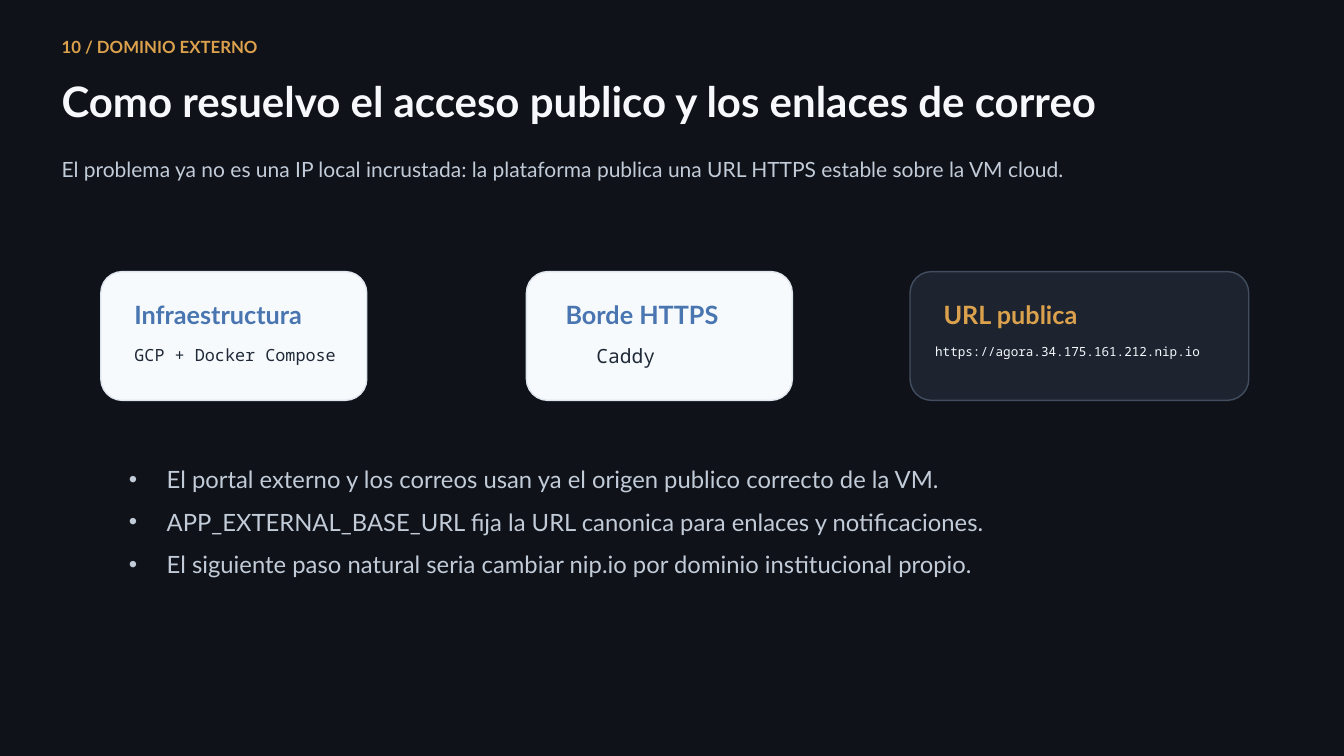
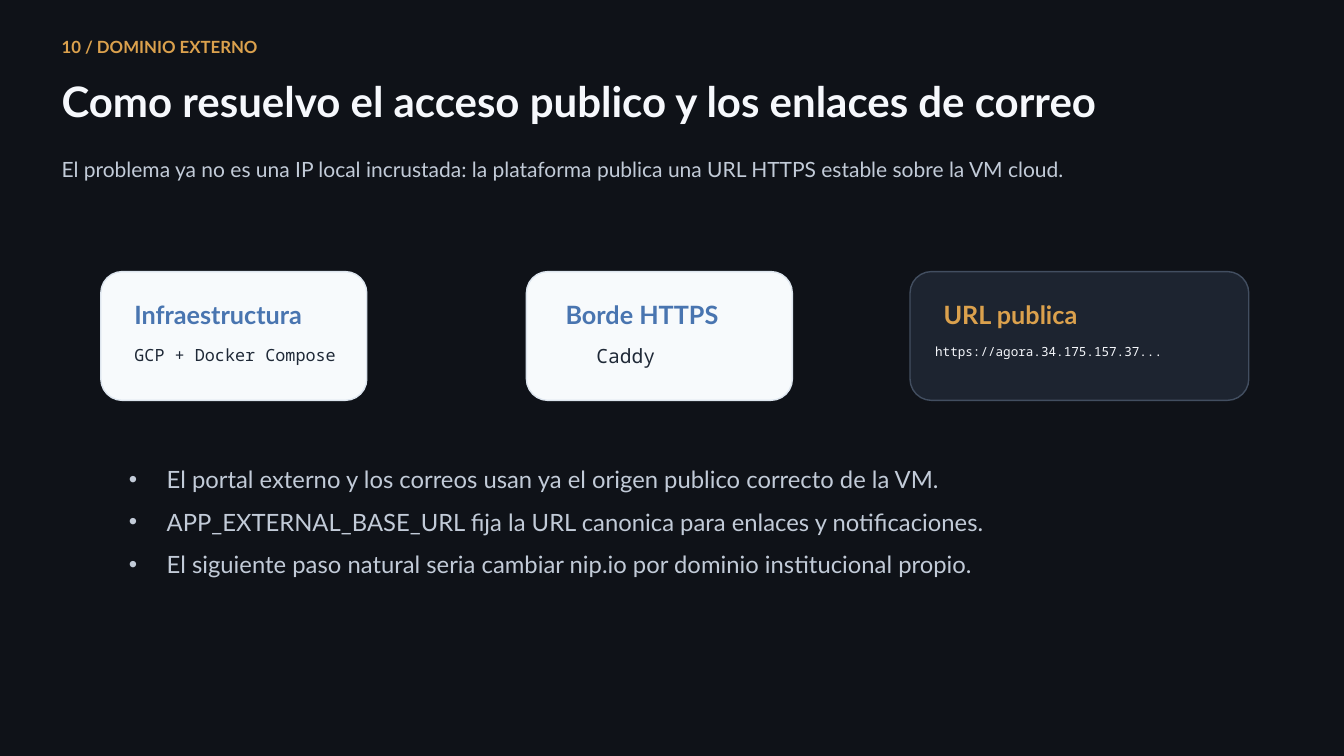
Before and after one commit to lmendez861/TFG-Agora, a slide deck: slide 11 of docs/presentacion-defensa-final.pptx. Drawn at 1344x756 pixels with LibreOffice and Linux fonts; fonts in the diff are those of the drawing. Boxes give left, top, right and bottom in pixels: in the first picture for what was removed or moved away, otherwise in the second. Text is boxed around its words. In the diff, an @@ line names an element or a change of style, - is before the commit and + after.

```diff
--- a/docs/presentacion-defensa-final.pptx
+++ b/docs/presentacion-defensa-final.pptx
@@ text at [935, 346, 1162, 359]: text changed @@
-https://agora.34.175.161.212.nip.io
+https://agora.34.175.157.37...
```
Also in this commit, not shown: 8 other slides changed, 1 slide added, 2 other files.
